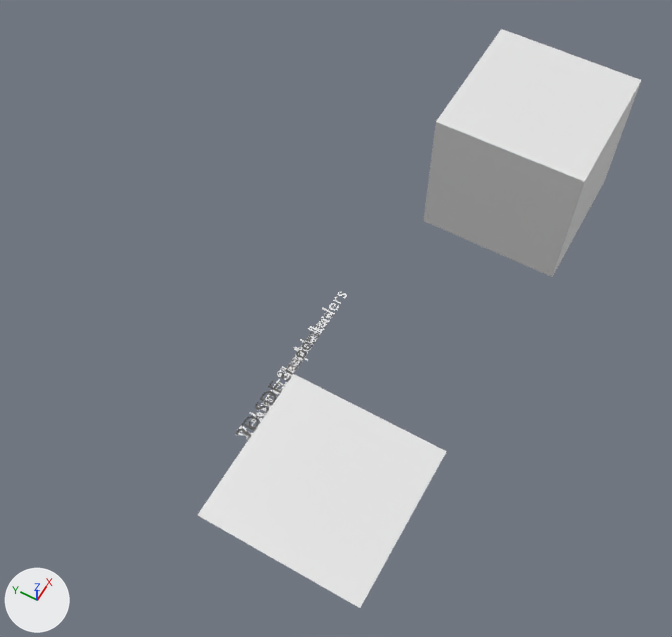
Two versions of the Blender file spectres-addon/Spectres-lib.blend, one commit apart.
Rendered twice from a 50 mm lens placed at (-3.41, -2.09, 9.59), pointed at (2.18, 1.1, -0.48). Arrows for +X, +Y and +Z are at lower left; the lights stay in place. The same objects are shown in both versions, whatever each file hides.

The scene before the commit, as lines of its bpy script (objects in view):
```python
me_cube = bpy.data.meshes.new('Cube')
me_cube.from_pydata(...)  # a box spanning x -1.0..1.0, y -1.0..1.0, z -1.0..1.0
me_plane_001 = bpy.data.meshes.new('Plane.001')
me_plane_001.from_pydata([(-1.0, -1.0, 0.0), (1.0, -1.0, 0.0), (-1.0, 1.0, 0.0), (1.0, 1.0, 0.0)], [], [(0, 1, 3, 2)])
me_plane_001.materials.append(mat_sp_sl_2dbox)  # white #e7e7e7
txt_text = bpy.data.curves.new('Text', 'FONT')
txt_text.body = 'Texture based shaders'
txt_text.size = 0.25
txt_text_001 = bpy.data.curves.new('Text.001', 'FONT')
txt_text_001.body = '2D SDF Shapes'
txt_text_001.size = 0.25
txt_text_002 = bpy.data.curves.new('Text.002', 'FONT')
txt_text_002.body = '3D SDF shaders'
txt_text_002.size = 0.25
txt_text_003 = bpy.data.curves.new('Text.003', 'FONT')
txt_text_003.body = 'Volumetric shaders'
txt_text_003.size = 0.25
ob_sp_sl1_2dbox = bpy.data.objects.new('SP.SL1.2DBox', me_plane_001)
ob_sp_sl1_2dbox.location = (0.0, 0.0, 0.0)
ob_sp_sl1_text = bpy.data.objects.new('SP.SL1.Text', txt_text)
ob_sp_sl1_text.location = (0.0, 1.0, 0.0)
ob_sp_sl2_cubemap = bpy.data.objects.new('SP.SL2.CubeMap', me_cube)
ob_sp_sl2_cubemap.location = (5.55, 0.0, 0.0)
ob_sp_sl2_text = bpy.data.objects.new('SP.SL2.Text', txt_text_001)
ob_sp_sl2_text.location = (0.0, 1.0, 0.0)
ob_sp_sl3_text = bpy.data.objects.new('SP.SL3.Text', txt_text_002)
ob_sp_sl3_text.location = (0.0, 1.0, 0.0)
ob_sp_sl4_text = bpy.data.objects.new('SP.SL4.Text', txt_text_003)
ob_sp_sl4_text.location = (0.0, 1.0, 0.0)
```
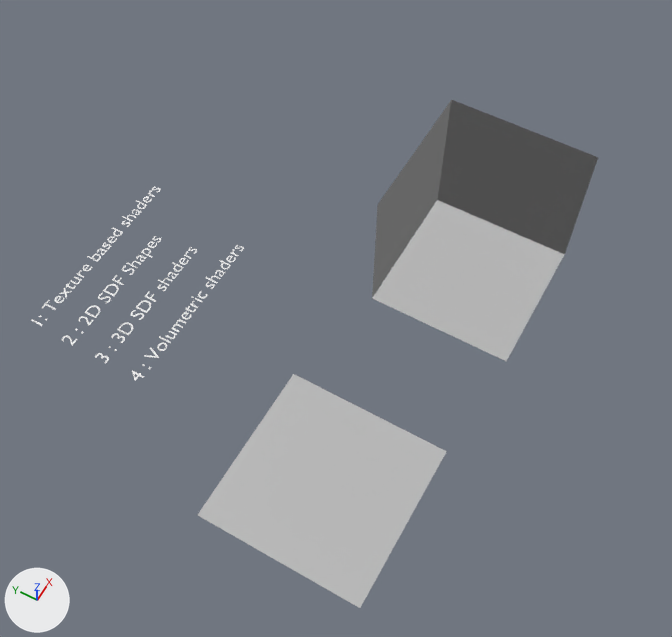
Edits to the bpy script that builds the scene:
```text
Add mat_sp_sl1_cubemap:
    mat_sp_sl1_cubemap = bpy.data.materials.new('SP.SL1.CubeMap')
    # nodes: Background, BsdfPrincipled, LightPath, MixShader, NewGeometry, OutputMaterial
    # colours: black #404040
Add mat_sp_sl1_texbaseocc:
    mat_sp_sl1_texbaseocc = bpy.data.materials.new('SP.SL1.TexBaseOcc')
    mat_sp_sl1_texbaseocc.displacement_method = 'BOTH'
    mat_sp_sl1_texbaseocc.use_nodes = True; mat_sp_sl1_texbaseocc.node_tree.nodes.clear()
    _N = mat_sp_sl1_texbaseocc.node_tree.nodes; _L = mat_sp_sl1_texbaseocc.node_tree.links
    n0 = _N.new('ShaderNodeBsdfPrincipled'); n0.name = 'Principled BSDF'
    n0.distribution = 'GGX'
    n0.subsurface_method = 'RANDOM_WALK_SKIN'
    n0.inputs[0].default_value = (0.5, 0.5, 0.5, 1.0)  # 'Base Color', grey #bcbcbc
    n0.inputs[13].default_value = 0.141  # 'Specular IOR Level'
    n1 = _N.new('ShaderNodeOutputMaterial'); n1.name = 'Material Output'
    _L.new(n0.outputs[0], n1.inputs[0])  # 'BSDF' to 'Surface'
Change me_plane_001:
    where me_plane_001.from_pydata(...)  # 4 vertices, 1 face; spans x -1.0..1.0, y -1.0..1.0, z 0.0
    remove me_plane_001.materials.append(mat_sp_sl_2dbox)  # white #e7e7e7
    add me_plane_001.materials.append(mat_sp_sl1_texbaseocc)
Change me_cube:
    where me_cube.from_pydata(...)  # 8 vertices, 6 faces; spans x -1.0..1.0, y -1.0..1.0, z -1.0..1.0
    add me_cube.materials.append(mat_sp_sl1_cubemap)
Change txt_text:
    txt_text.body: 'Texture based shaders' -> '1: Texture based shaders'
Change txt_text_001:
    txt_text_001.body: '2D SDF Shapes' -> '2 : 2D SDF Shapes'
Change txt_text_002:
    txt_text_002.body: '3D SDF shaders' -> '3 : 3D SDF shaders'
Change txt_text_003:
    txt_text_003.body: 'Volumetric shaders' -> '4 : Volumetric shaders'
Change ob_sp_sl1_text:
    ob_sp_sl1_text.location: (0.0, 1.0, 0.0) -> (0.0, 4.0, 0.0)
Change ob_sp_sl2_cubemap:
    ob_sp_sl2_cubemap.location: (5.55, 0.0, 0.0) -> (4.0, 0.0, 0.0)
    add ob_sp_sl2_cubemap.visible_shadow = False
Change ob_sp_sl2_text:
    ob_sp_sl2_text.location: (0.0, 1.0, 0.0) -> (0.0, 3.5, 0.0)
Change ob_sp_sl3_text:
    ob_sp_sl3_text.location: (0.0, 1.0, 0.0) -> (0.0, 3.0, 0.0)
Change ob_sp_sl4_text:
    ob_sp_sl4_text.location: (0.0, 1.0, 0.0) -> (0.0, 2.5, 0.0)
```

Where the change shows, as pixel boxes [x1, y1, x2, y2] in the pictures (672 x 637 px):
'SP.SL2.CubeMap', recoloured, moved, surface changed (white to grey)
    before: [423, 29, 641, 277]
    after: [372, 100, 598, 361]
'SP.SL1.2DBox', recoloured (white to grey)
    both: [198, 374, 447, 608]
'SP.SL1.Text', text changed, moved
    before: [236, 291, 347, 436]
    after: [31, 186, 161, 326]
'SP.SL4.Text', text changed, moved
    before: [235, 311, 333, 436]
    after: [132, 245, 244, 381]
'SP.SL3.Text', text changed, moved
    before: [236, 331, 320, 440]
    after: [95, 247, 197, 363]
'SP.SL2.Text', text changed, moved
    before: [237, 336, 316, 440]
    after: [62, 236, 161, 345]
